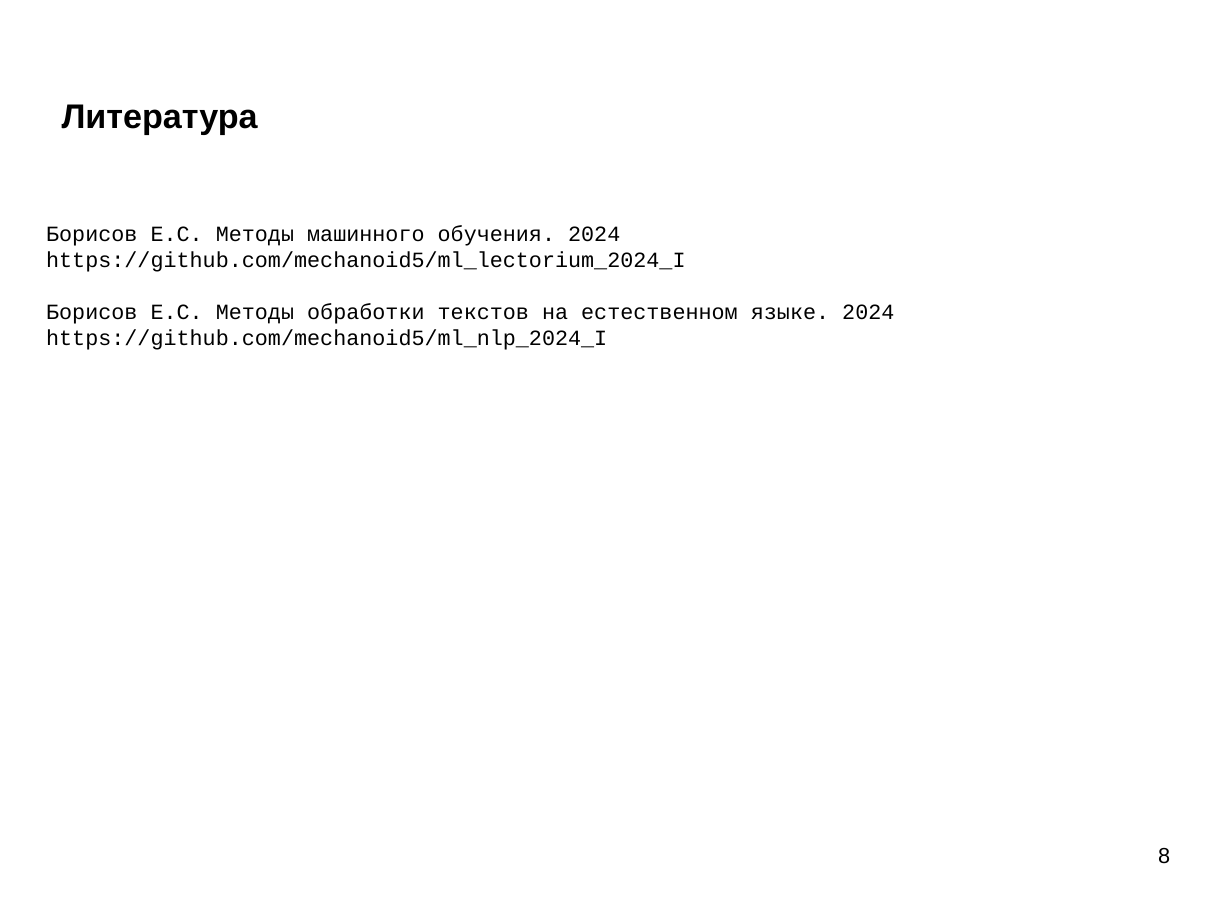
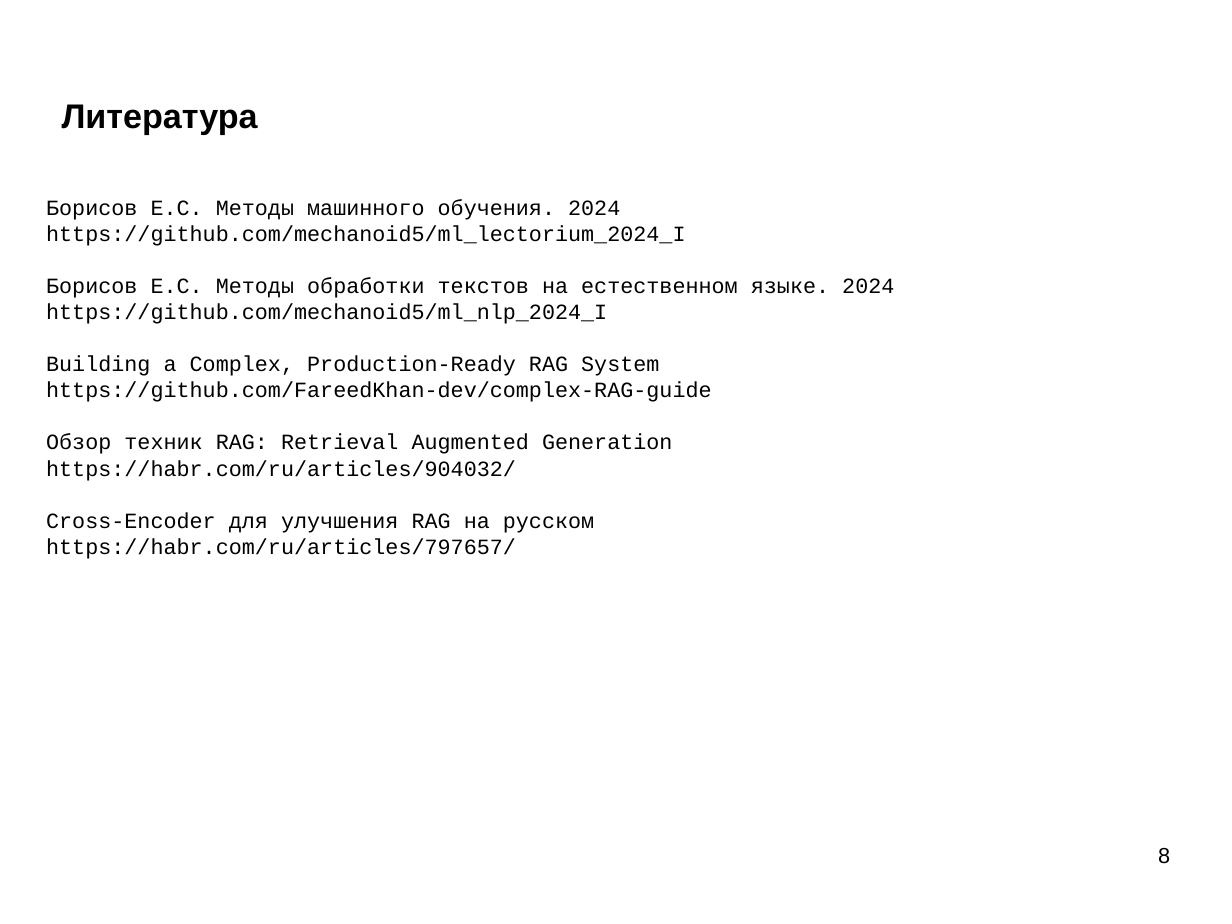
Before and after one commit to mechanoid5/ml_nlp_2025_I, a slide deck: slide 8 of 11-rag.odp. Drawn at 1232x924 pixels with LibreOffice and Linux fonts; fonts in the diff are those of the drawing; background and template pictures are left out. Boxes give left, top, right and bottom in pixels: in the first picture for what was removed or moved away, otherwise in the second. Text is boxed around its words. In the diff, an @@ line names an element or a change of style, - is before the commit and + after.

```diff
--- a/11-rag.odp
+++ b/11-rag.odp
@@ text at (x1=46, y1=356, x2=712, y2=559): paragraphs added @@
+Building a Complex, Production-Ready RAG System
+https://github.com/FareedKhan-dev/complex-RAG-guide
+Обзор техник RAG: Retrieval Augmented Generation
+https://habr.com/ru/articles/904032/
+Cross-Encoder для улучшения RAG на русском
+https://habr.com/ru/articles/797657/
```
Also in this commit, not shown: 5 other slides changed.
